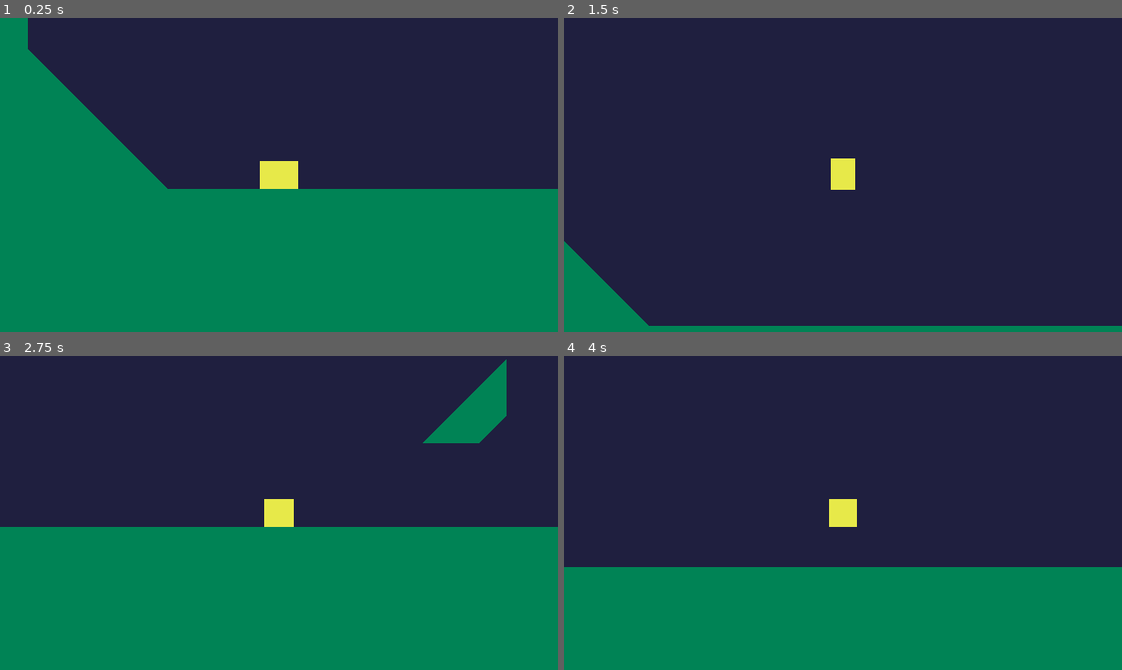
Above: before the commit, frames 1-4 (two rows, left to right).
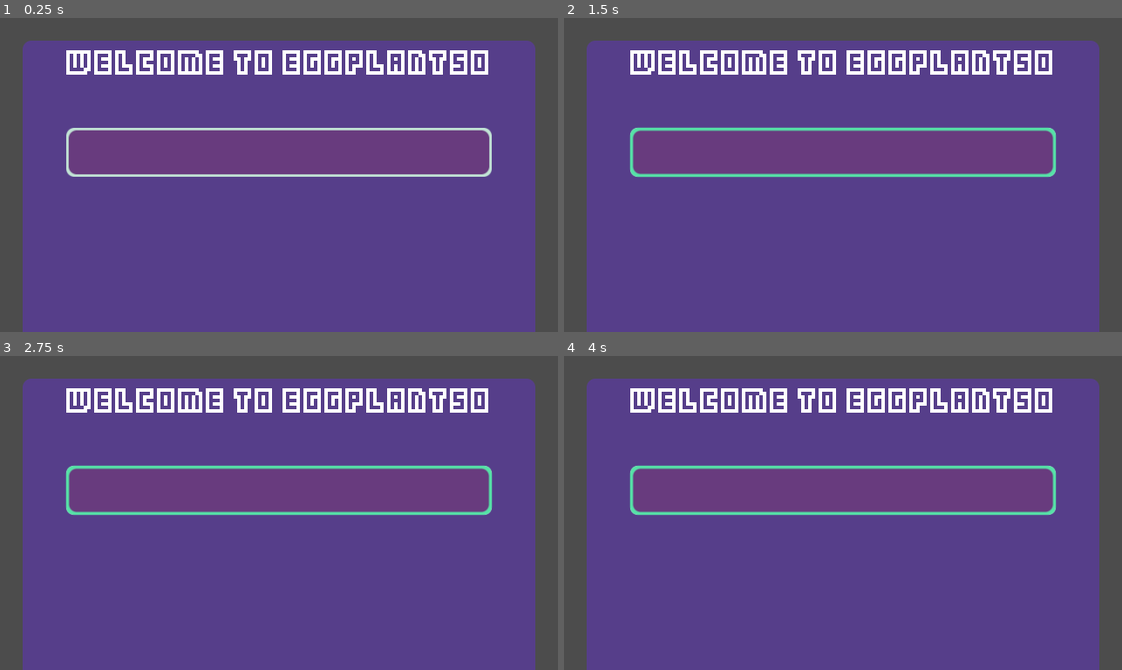
Above: after the commit, the same moments.

Repository: idbrii/godot-eggplant50-template
Game: Godot game, scene res://mainmenu/mainmenu.tscn
Two runs of this game, one before a commit and one after it. Both use one fixed random seed, a clock stepped at 60 frames per second and the inputs below. Before the commit the project starts from res://games/movement2/World/World.tscn.
Inputs (mouse positions are in pixels of both pictures, inside the frame that each line leads up to):
- Up to frame 1 (0.25 s): no input
- Up to frame 2 (1.5 s): click (843, 153) at 0.52 s; tap Enter at 1.25 s; hold Right (ui_right) from 1.28 s (still down); hold Space (Input1) from 1.28 s (still down)
- Up to frame 3 (2.75 s): keep holding Right (ui_right); tap Up (ui_up) at 1.52, 2.27 s; release Space (Input1) at 2.03 s; tap Space (Input1) at 2.1 s
- Up to frame 4 (4 s): release Right (ui_right) at 2.78 s; hold Left (ui_left) 2.78-3.53 s; hold Space (Input1) 2.78-3.53 s; hold Right (ui_right) from 3.53 s (still down); tap Space (Input1) at 3.6 s; tap Up (ui_up) at 3.77 s

The runs differ from the first frame. In frame 1, 100% of the frame differs, in the area x 0-100%, y 0-100%; in frame 2, 100%; in frame 3, 100%; in frame 4, 100%.

Commit message:
Add main menu scene
Add menu that our games can be picked from. No logic, just art.

Add some buttons that I made myself.

Add Kenney's CC0 pixel fonts.

Setup a theme so you can easily use this styling elsewhere.

Diff:
--- /dev/null
+++ b/mainmenu/art/font/font_kenpixel_blocks.tres
@@ -0,0 +1,8 @@
+[gd_resource type="DynamicFont" load_steps=2 format=2]
+
+[sub_resource type="DynamicFontData" id=1]
+font_path = "res://mainmenu/art/font/kenpixel/blocks.ttf"
+
+[resource]
+size = 32
+font_data = SubResource( 1 )
--- /dev/null
+++ b/mainmenu/art/font/font_kenpixel_high.tres
@@ -0,0 +1,8 @@
+[gd_resource type="DynamicFont" load_steps=2 format=2]
+
+[sub_resource type="DynamicFontData" id=1]
+font_path = "res://mainmenu/art/font/kenpixel/high.ttf"
+
+[resource]
+size = 32
+font_data = SubResource( 1 )
--- /dev/null
+++ b/mainmenu/art/font/font_kenpixel_mini.tres
@@ -0,0 +1,7 @@
+[gd_resource type="DynamicFont" load_steps=2 format=2]
+
+[sub_resource type="DynamicFontData" id=1]
+font_path = "res://mainmenu/art/font/kenpixel/mini.ttf"
+
+[resource]
+font_data = SubResource( 1 )
--- /dev/null
+++ b/mainmenu/mainmenu.tscn
@@ -0,0 +1,38 @@
+[gd_scene load_steps=4 format=2]
+
+[ext_resource path="res://mainmenu/theme/theme_eggplant.tres" type="Theme" id=1]
+[ext_resource path="res://mainmenu/art/font/font_kenpixel_blocks.tres" type="DynamicFont" id=2]
+[ext_resource path="res://mainmenu/theme/style_panel_bg.tres" type="StyleBox" id=3]
+
+[node name="MainMenu" type="Node2D"]
+
+[node name="Panel" type="Panel" parent="."]
+margin_left = 25.0
+margin_top = 25.0
+margin_right = 615.0
+margin_bottom = 455.0
+size_flags_horizontal = 3
+size_flags_vertical = 3
+theme = ExtResource( 1 )
+custom_styles/panel = ExtResource( 3 )
+
+[node name="Label" type="Label" parent="Panel"]
+margin_right = 590.0
+margin_bottom = 48.0
+size_flags_horizontal = 3
+custom_fonts/font = ExtResource( 2 )
+text = "Welcome to Eggplant50"
+align = 1
+valign = 1
+
+[node name="GameSelection" type="VBoxContainer" parent="Panel"]
+margin_left = 50.0
+margin_top = 100.0
+margin_right = 540.0
+margin_bottom = 144.0
+size_flags_horizontal = 3
+size_flags_vertical = 3
+
+[node name="Button" type="Button" parent="Panel/GameSelection"]
+margin_right = 490.0
+margin_bottom = 58.0
--- /dev/null
+++ b/mainmenu/theme/style_button_disabled.tres
@@ -0,0 +1,11 @@
+[gd_resource type="StyleBoxTexture" load_steps=2 format=2]
+
+[ext_resource path="res://mainmenu/art/button/button_disabled.png" type="Texture" id=1]
+
+[resource]
+texture = ExtResource( 1 )
+region_rect = Rect2( 0, 0, 64, 64 )
+margin_left = 15.0
+margin_right = 15.0
+margin_top = 15.0
+margin_bottom = 15.0
--- /dev/null
+++ b/mainmenu/theme/style_button_hover.tres
@@ -0,0 +1,11 @@
+[gd_resource type="StyleBoxTexture" load_steps=2 format=2]
+
+[ext_resource path="res://mainmenu/art/button/button_hovered.png" type="Texture" id=1]
+
+[resource]
+texture = ExtResource( 1 )
+region_rect = Rect2( 0, 0, 64, 64 )
+margin_left = 15.0
+margin_right = 15.0
+margin_top = 15.0
+margin_bottom = 15.0
--- /dev/null
+++ b/mainmenu/theme/style_button_normal.tres
@@ -0,0 +1,11 @@
+[gd_resource type="StyleBoxTexture" load_steps=2 format=2]
+
+[ext_resource path="res://mainmenu/art/button/button_idle.png" type="Texture" id=1]
+
+[resource]
+texture = ExtResource( 1 )
+region_rect = Rect2( 0, 0, 64, 64 )
+margin_left = 15.0
+margin_right = 15.0
+margin_top = 15.0
+margin_bottom = 15.0
--- /dev/null
+++ b/mainmenu/theme/style_button_press.tres
@@ -0,0 +1,11 @@
+[gd_resource type="StyleBoxTexture" load_steps=2 format=2]
+
+[ext_resource path="res://mainmenu/art/button/button_pressed.png" type="Texture" id=1]
+
+[resource]
+texture = ExtResource( 1 )
+region_rect = Rect2( 0, 0, 64, 64 )
+margin_left = 15.0
+margin_right = 15.0
+margin_top = 15.0
+margin_bottom = 15.0
--- /dev/null
+++ b/mainmenu/theme/style_panel_bg.tres
@@ -0,0 +1,11 @@
+[gd_resource type="StyleBoxTexture" load_steps=2 format=2]
+
+[ext_resource path="res://mainmenu/art/panel.png" type="Texture" id=1]
+
+[resource]
+texture = ExtResource( 1 )
+region_rect = Rect2( 0, 0, 64, 64 )
+margin_left = 15.0
+margin_right = 15.0
+margin_top = 15.0
+margin_bottom = 15.0
--- /dev/null
+++ b/mainmenu/theme/theme_eggplant.tres
@@ -0,0 +1,21 @@
+[gd_resource type="Theme" load_steps=7 format=2]
+
+[ext_resource path="res://mainmenu/theme/style_button_normal.tres" type="StyleBox" id=1]
+[ext_resource path="res://mainmenu/theme/style_button_hover.tres" type="StyleBox" id=2]
+[ext_resource path="res://mainmenu/theme/style_button_press.tres" type="StyleBox" id=3]
+[ext_resource path="res://mainmenu/theme/style_button_disabled.tres" type="StyleBox" id=4]
+[ext_resource path="res://mainmenu/art/font/font_kenpixel_mini.tres" type="DynamicFont" id=5]
+[ext_resource path="res://mainmenu/art/font/font_kenpixel_high.tres" type="DynamicFont" id=6]
+
+[resource]
+Button/colors/font_color_disabled = Color( 0.901961, 0.901961, 0.901961, 0.415686 )
+Button/colors/font_color_hover = Color( 0.941176, 0.866667, 0.968627, 0.466667 )
+Button/fonts/font = ExtResource( 6 )
+Button/styles/disabled = ExtResource( 4 )
+Button/styles/focus = ExtResource( 2 )
+Button/styles/hover = ExtResource( 2 )
+Button/styles/normal = ExtResource( 1 )
+Button/styles/pressed = ExtResource( 3 )
+Label/fonts/font = ExtResource( 5 )
+LineEdit/fonts/font = ExtResource( 5 )
+TextEdit/fonts/font = ExtResource( 5 )
--- a/project.godot
+++ b/project.godot
@@ -11,7 +11,7 @@
 [application]
 
 config/name="Eggplant50"
-run/main_scene="res://games/movement2/World/World.tscn"
+run/main_scene="res://mainmenu/mainmenu.tscn"
 
 [display]
 
Binary file added: mainmenu/art/button/button_disabled.png
Not shown, added: mainmenu/art/button/button_disabled.png.import
Binary file added: mainmenu/art/button/button_hovered.png
Not shown, added: mainmenu/art/button/button_hovered.png.import
Binary file added: mainmenu/art/button/button_idle.png
Not shown, added: mainmenu/art/button/button_idle.png.import
Binary file added: mainmenu/art/button/button_pressed.png
Not shown, added: mainmenu/art/button/button_pressed.png.import
Binary file added: mainmenu/art/font/kenpixel/blocks.ttf
Not shown, added: mainmenu/art/font/kenpixel/blocks.ttf.import
Binary file added: mainmenu/art/font/kenpixel/future.ttf
Not shown, added: mainmenu/art/font/kenpixel/future.ttf.import
(and 9 more such lines)
